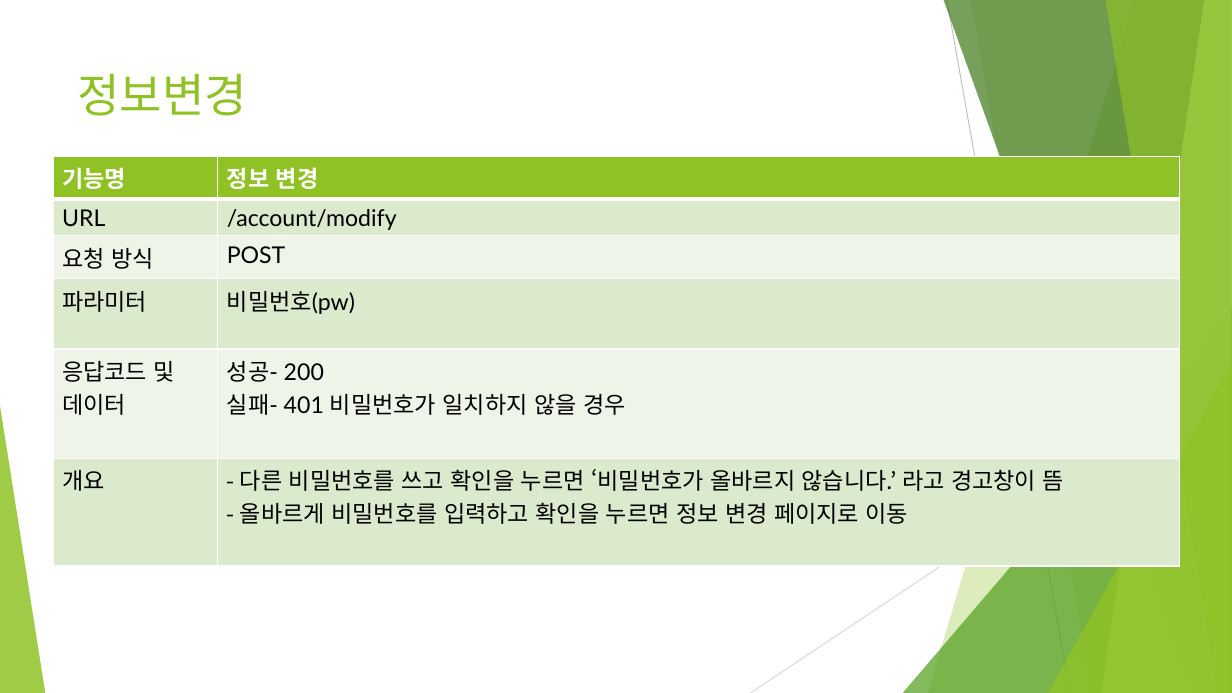
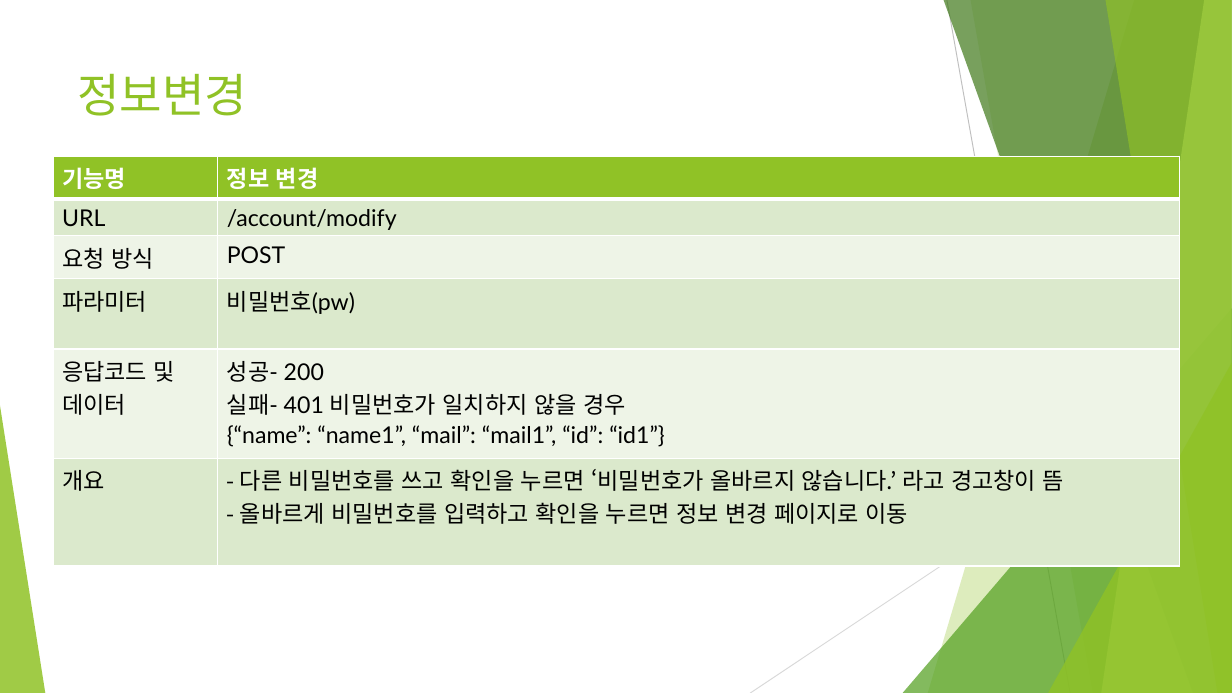
Before and after one commit to ridibooks-web/ridibooks, a slide deck: slide 11 of 리디북스 인터페이스.pptx (slide 10 before the commit). Drawn at 1232x693 pixels with LibreOffice and Linux fonts; fonts in the diff are those of the drawing. Boxes give left, top, right and bottom in pixels: in the first picture for what was removed or moved away, otherwise in the second. Text is boxed around its words. In the diff, an @@ line names an element or a change of style, - is before the commit and + after.

```diff
--- a/리디북스 인터페이스.pptx
+++ b/리디북스 인터페이스.pptx
@@ table at (x1=53, y1=156, x2=1180, y2=549) @@
-row 5, column 2: 성공- 200 / 실패- 401 비밀번호가 일치하지 않을 경우
+row 5, column 2: 성공- 200 / 실패- 401 비밀번호가 일치하지 않을 경우 / {“name”: “name1”, “mail”: “mail1”, “id”: “id1”}
```
Also in this commit, not shown: 13 other slides changed, 4 slides added, 7 slides removed, 1 other file.
